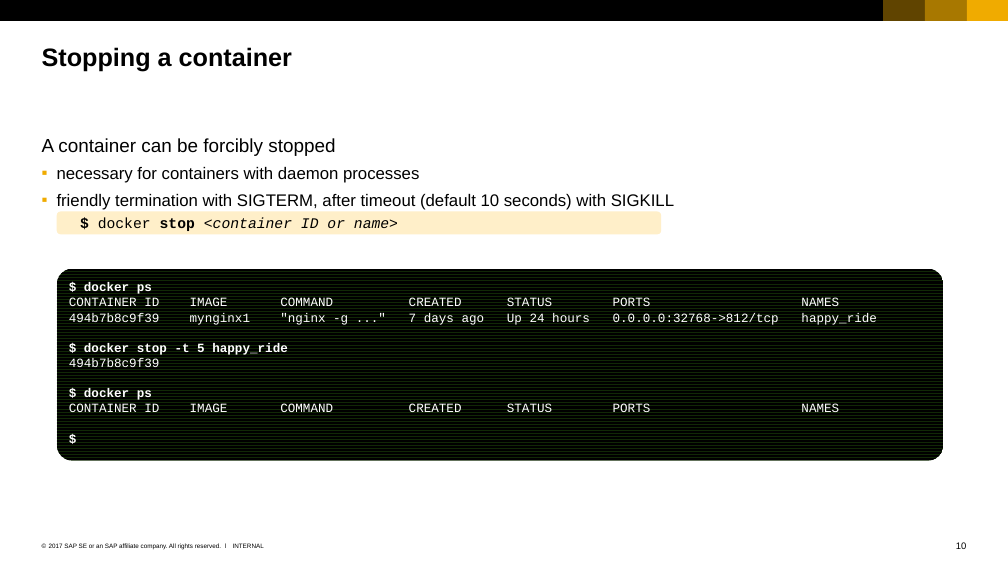
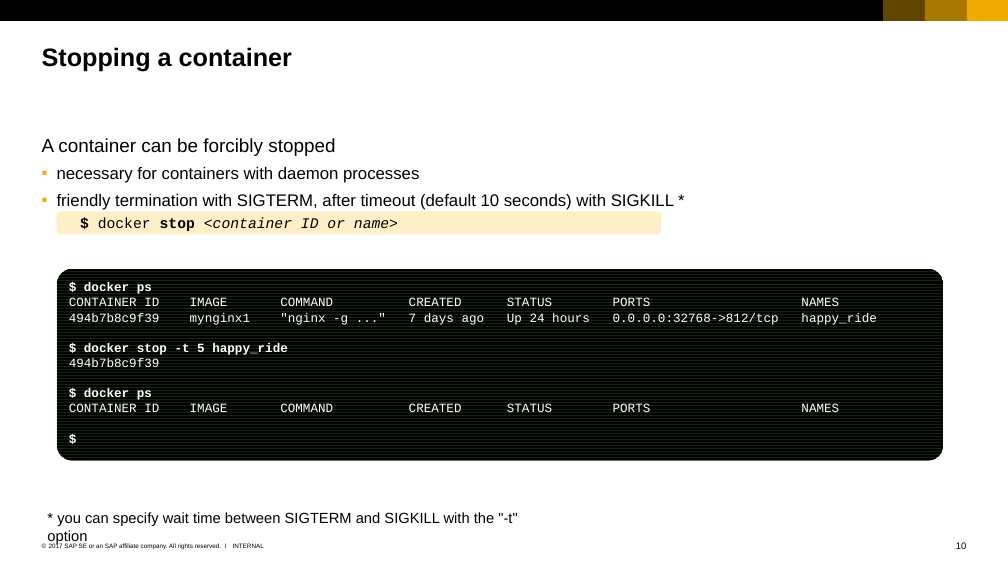
Before and after one commit to cuijiyao01/docker-k8s-training, a slide deck: slide 10 of docker/03_Working_with_containers.pptx. Drawn at 1008x567 pixels with LibreOffice and Linux fonts; fonts in the diff are those of the drawing. Boxes give left, top, right and bottom in pixels: in the first picture for what was removed or moved away, otherwise in the second. Text is boxed around its words. In the diff, an @@ line names an element or a change of style, - is before the commit and + after.

```diff
--- a/docker/03_Working_with_containers.pptx
+++ b/docker/03_Working_with_containers.pptx
@@ text added at <box>57,512,517,526</box>, 14 pt, text #000000 @@
+* you can specify wait time between SIGTERM and SIGKILL with the "-t" option
```
Also in this commit, not shown: 7 other slides changed, 1 other file.
